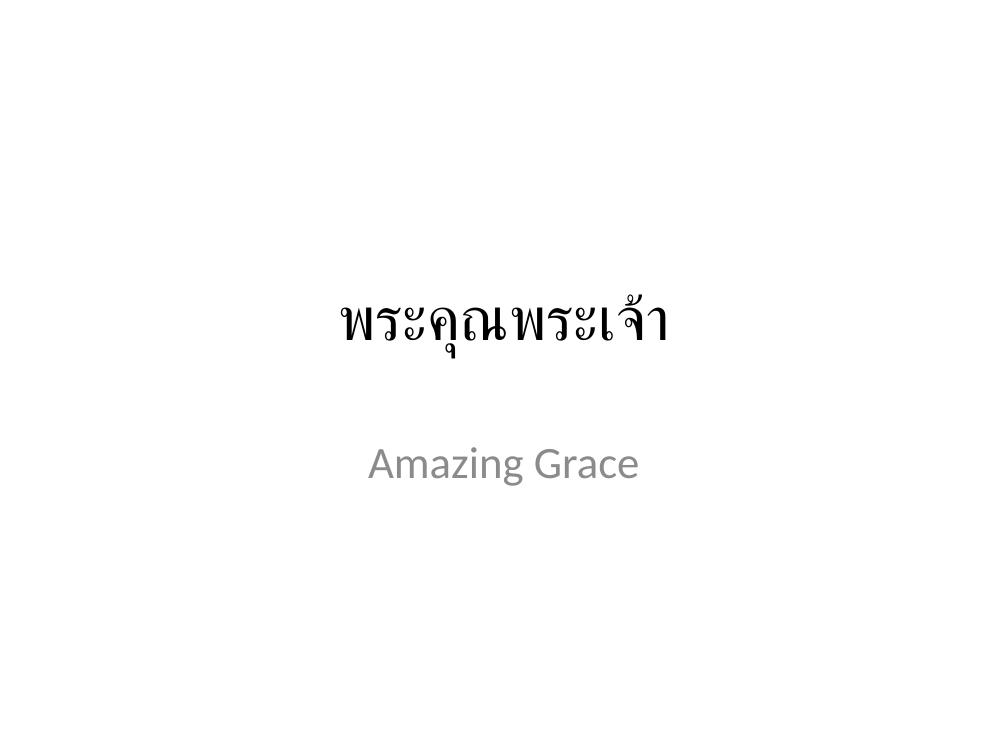
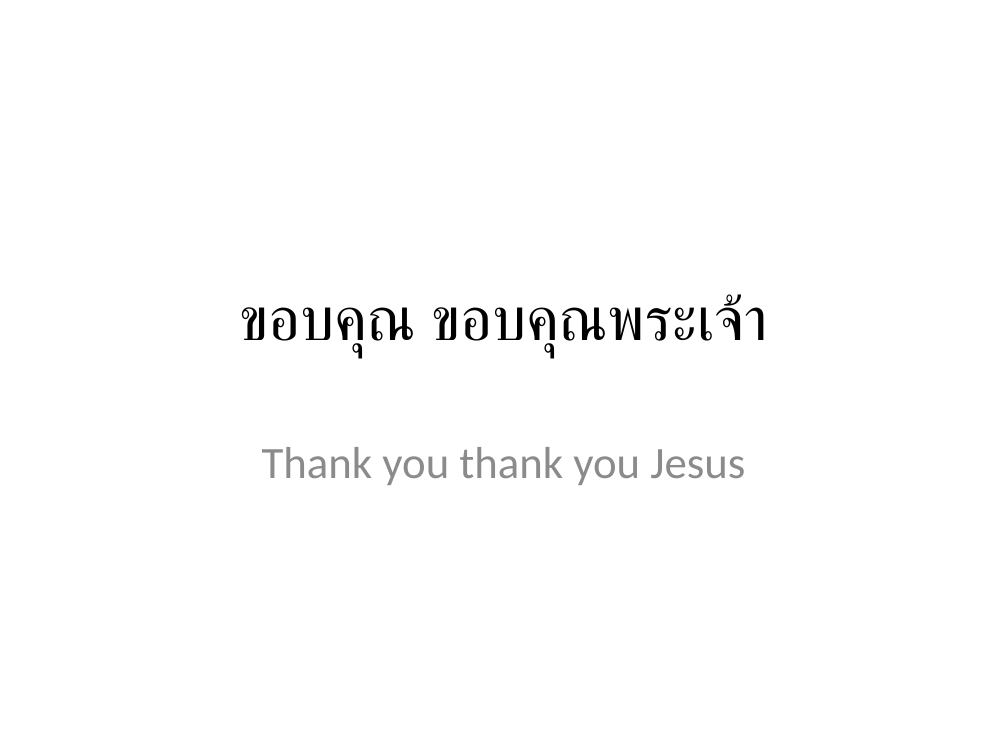
Before and after one commit to mightmay/songpptcreator, a slide deck: slide 1 of finishedppt/WorshipSongs.pptx (slide 13 before the commit). Drawn at 1008x756 pixels with LibreOffice and Linux fonts; fonts in the diff are those of the drawing. Boxes give left, top, right and bottom in pixels: in the first picture for what was removed or moved away, otherwise in the second. Text is boxed around its words. In the diff, an @@ line names an element or a change of style, - is before the commit and + after.

```diff
--- a/finishedppt/WorshipSongs.pptx
+++ b/finishedppt/WorshipSongs.pptx
@@ title at (240, 294, 768, 357): text changed @@
-พระคุณพระเจ้า
+ขอบคุณ ขอบคุณพระเจ้า
@@ subtitle at (262, 447, 745, 485): text changed @@
-Amazing Grace
+Thank you thank you Jesus
```
Also in this commit, not shown: 14 slides added, 17 slides removed, 10 other files.
